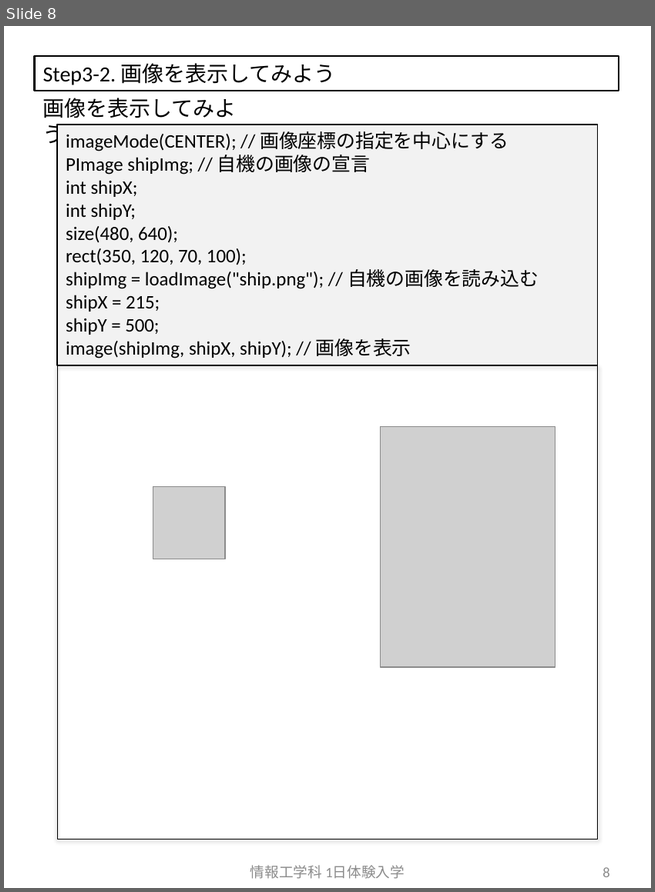
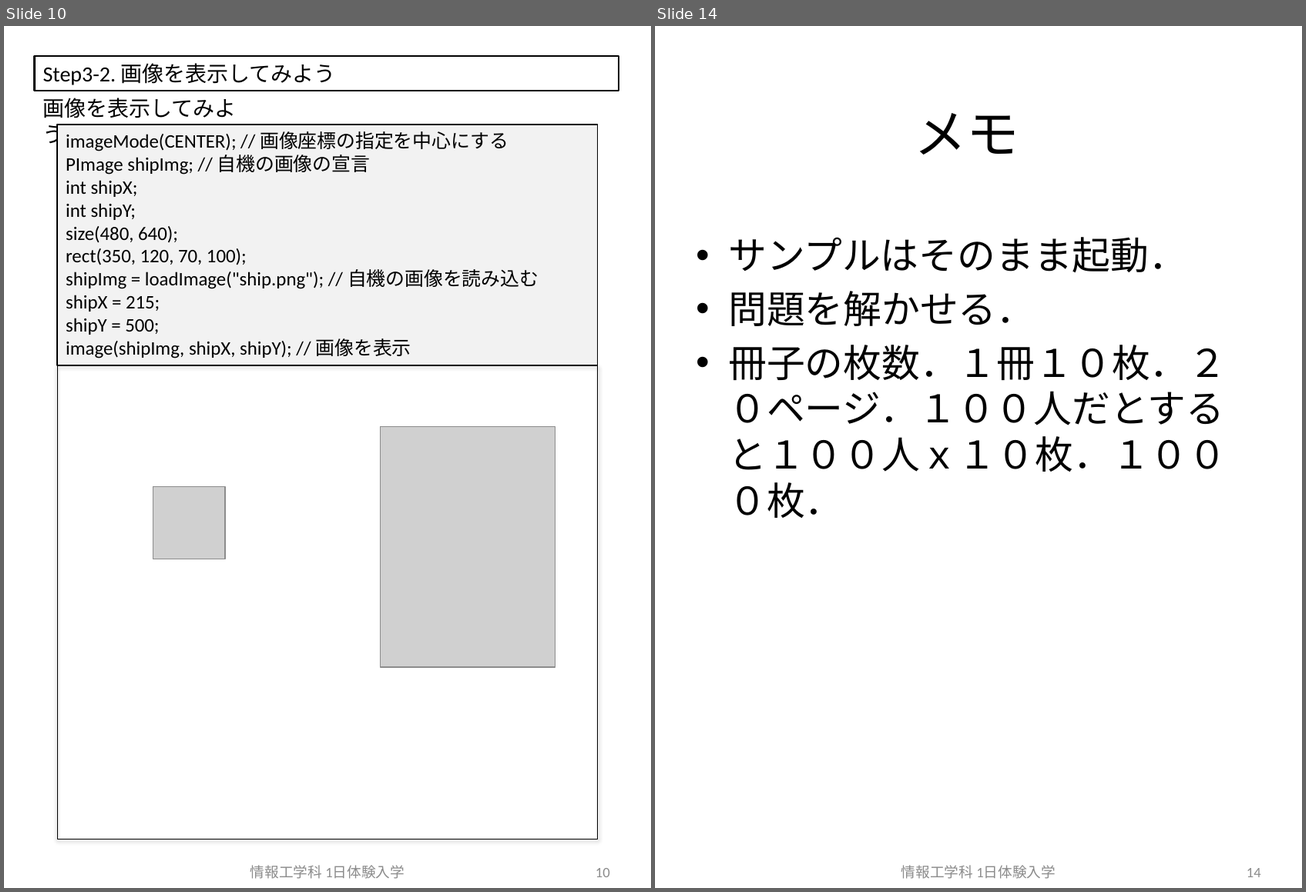
Before and after one commit to crotsu/ShootingGame_Taiken, a slide deck: Document/body.pptx. Shown side by side, each under a label of ours: slide 8 before the commit, slides 10 and 14 after it; the slides between them are not shown. The pictures are 655x892 and 1306x892 pixels, drawn with LibreOffice and Linux fonts; fonts in the diff are those of the drawing; grey boxes stand for pictures. Boxes give left, top, right and bottom in pixels: in the first picture for what was removed or moved away, otherwise in the second. Text is boxed around its words. In the diff, an @@ line names an element or a change of style, - is before the commit and + after.

```diff
--- a/Document/body.pptx
+++ b/Document/body.pptx
@@ slide 14 added at bbox=[655, 26, 1302, 888], background #FFFFFF @@
@@ title added at bbox=[914, 113, 1019, 155], 44 pt, text #000000 @@
+メモ
@@ text added at bbox=[728, 237, 1226, 380], 32 pt, text #000000 @@
+• サンプルはそのまま起動．
+• 問題を解かせる．
+• 冊子の枚数．１冊１０枚．２０ページ．１００人だとすると１００人ｘ１０枚．１０００枚．
@@ text added at bbox=[901, 865, 1055, 879], 12 pt, text #8C8C8C @@
+情報工学科 1日体験入学
@@ page number added at bbox=[1246, 868, 1261, 878], 12 pt, text #8C8C8C @@
+14
@@ what was slide 8 is now slide 10 @@
@@ page number at bbox=[595, 868, 610, 878]: text changed @@
-8
+10
```
Also in this commit, not shown: 6 slides changed, 4 other slides added, 9 other files.
